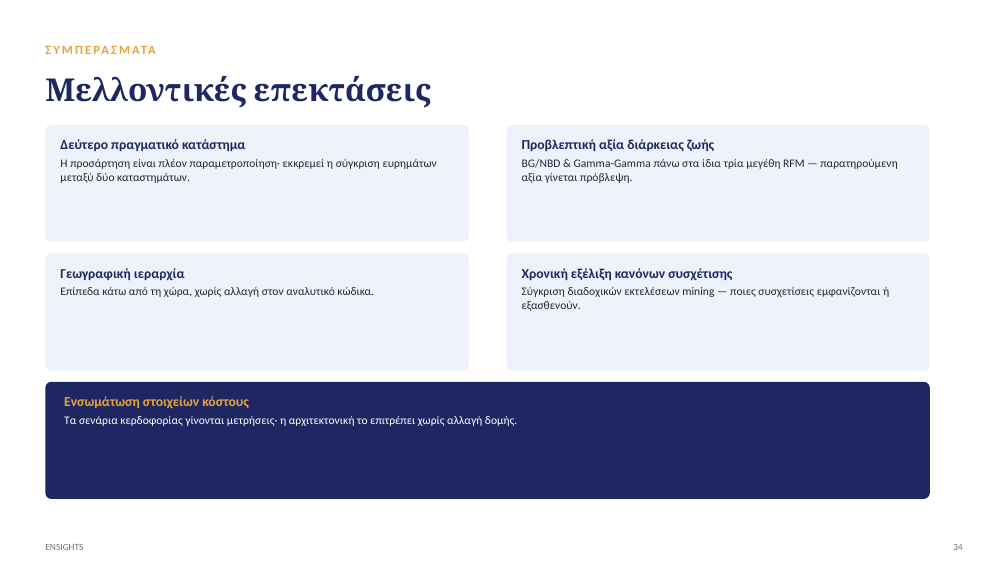
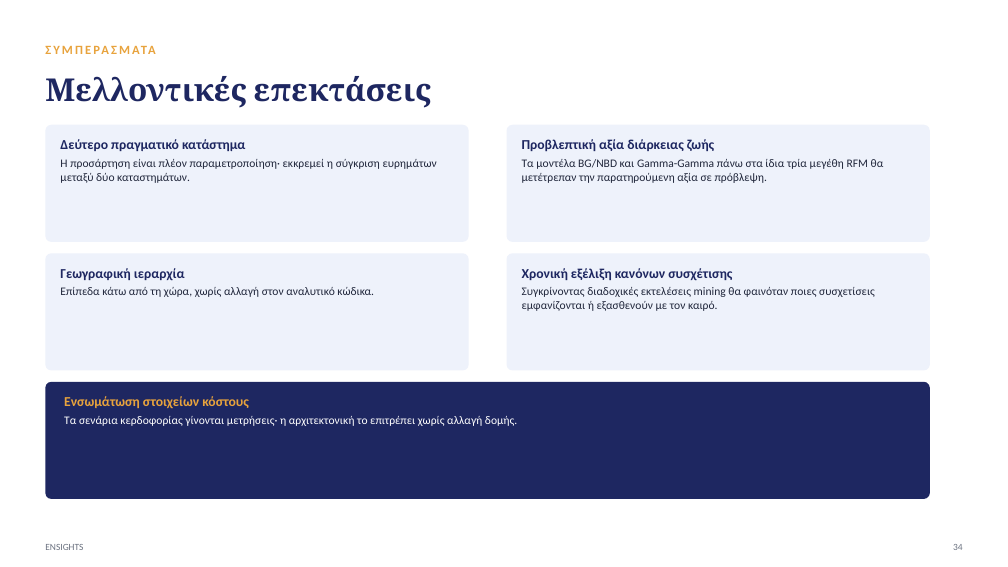
Before and after one commit to xrhstosmour/ensights, a slide deck: slide 35 of ensights-thesis-defense.pptx. Drawn at 1008x567 pixels with LibreOffice and Linux fonts; fonts in the diff are those of the drawing. Boxes give left, top, right and bottom in pixels: in the first picture for what was removed or moved away, otherwise in the second. Text is boxed around its words. In the diff, an @@ line names an element or a change of style, - is before the commit and + after.

```diff
--- a/ensights-thesis-defense.pptx
+++ b/ensights-thesis-defense.pptx
@@ text at (522, 159, 884, 183): text changed @@
-BG/NBD & Gamma-Gamma πάνω στα ίδια τρία μεγέθη RFM — παρατηρούμενη αξία γίνεται πρόβλεψη.
+Τα μοντέλα BG/NBD και Gamma-Gamma πάνω στα ίδια τρία μεγέθη RFM θα μετέτρεπαν την παρατηρούμενη αξία σε πρόβλεψη.
@@ text at (522, 287, 875, 311): text changed @@
-Σύγκριση διαδοχικών εκτελέσεων mining — ποιες συσχετίσεις εμφανίζονται ή εξασθενούν.
+Συγκρίνοντας διαδοχικές εκτελέσεις mining θα φαινόταν ποιες συσχετίσεις εμφανίζονται ή εξασθενούν με τον καιρό.
```
Also in this commit, not shown: 31 other slides changed.
